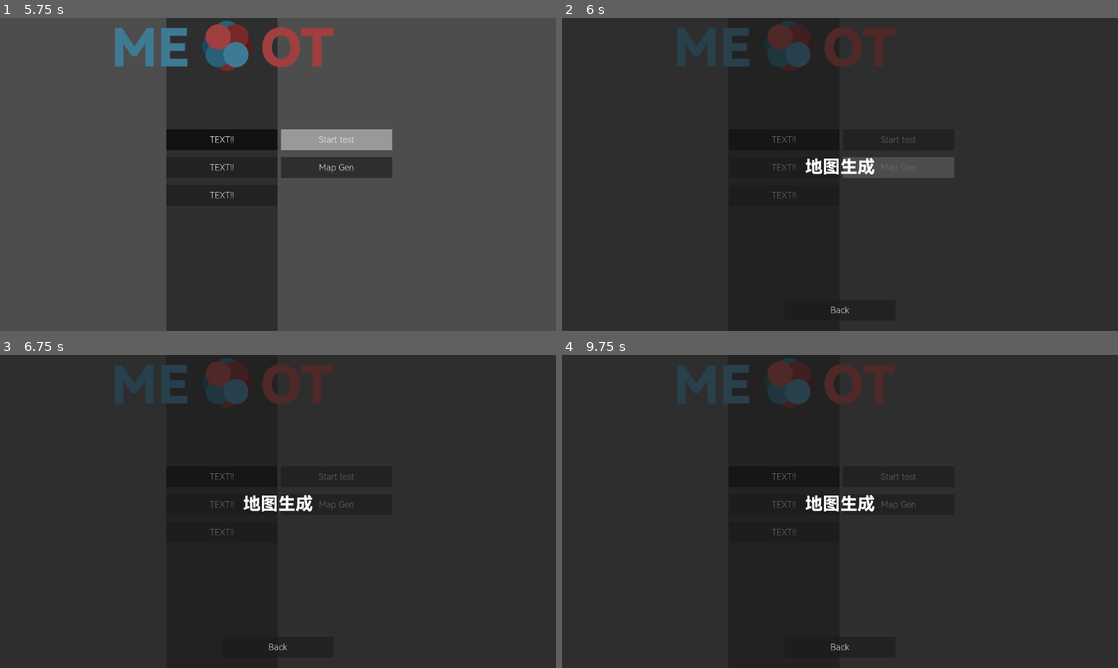
Above: before the commit, frames 1-4 (two rows, left to right).
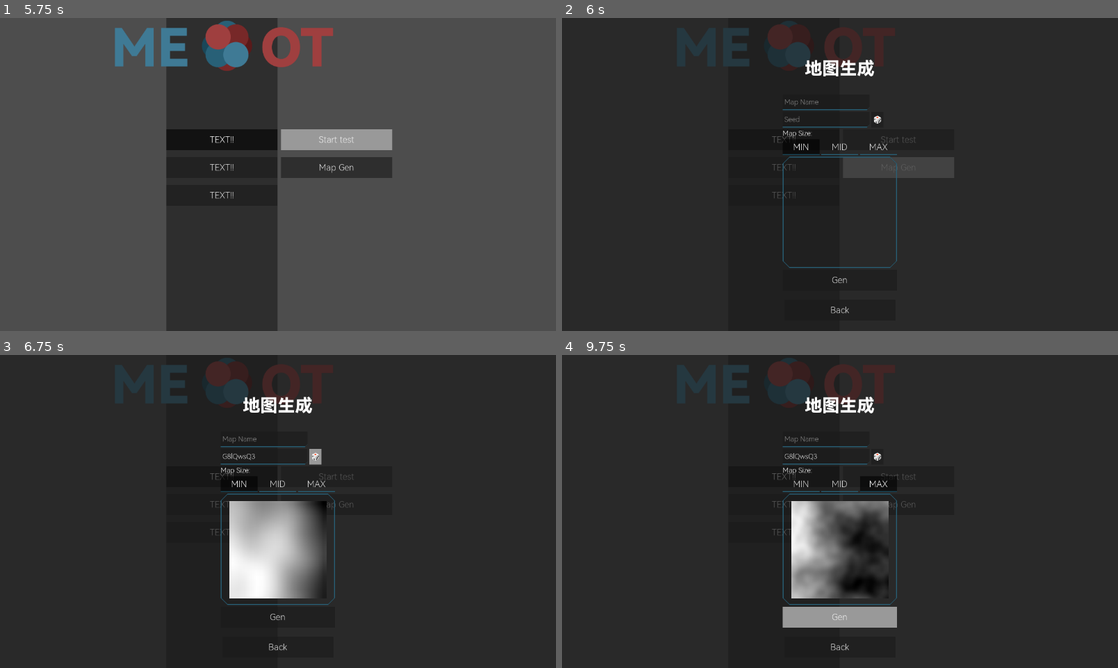
Above: after the commit, the same moments.

Repository: Koronato/RTS-12th
Game: Godot game, scene res://scenes/menu/menu.tscn
Two runs of this game, one before a commit and one after it. Both use one fixed random seed, a clock stepped at 60 frames per second and the inputs below. The project has no main scene, so this scene is started directly.
Inputs (mouse positions are in pixels of both pictures, inside the frame that each line leads up to):
- Up to frame 1 (5.75 s): click "TEXT!!" at 0.5 s; click "TEXT!!" at 1.25 s; click "TEXT!!" at 2 s; click "3" at 2.75 s; click "TEXT!!" at 3.5 s; click "Start test" at 4.25 s; click "Start test" at 5 s
- Up to frame 2 (6 s): click "Map Gen" at 5.75 s
- Up to frame 3 (6.75 s): click (316, 455) at 6.5 s, where only the run after the commit has a clickable "🎲"
- Up to frame 4 (9.75 s): click (801, 483) at 7.25 s, where only the run after the commit has a clickable "MIN"; click (840, 483) at 8 s, where only the run after the commit has a clickable "MID"; click (878, 483) at 8.75 s, where only the run after the commit has a clickable "MAX"; click (840, 617) at 9.5 s, where only the run after the commit has a clickable "Gen"

Frame 1 is identical in both runs. In frame 2, 1.5% of the frame differs, in the area x 39-61%, y 13-85%; in frame 3, 6.2%; in frame 4, 6.3%, in the area x 39-61%, y 13-88%.

Commit message:
地图生成预览基本

Diff:
--- a/scenes/menu/start.tscn
+++ b/scenes/menu/start.tscn
@@ -2,6 +2,8 @@
 
 [ext_resource type="FontFile" uid="uid://es0gb33224ns" path="res://assets/fonts/HarmonyOS_Sans_SC_Light.ttf" id="1_ci5k1"]
 [ext_resource type="FontFile" uid="uid://cxcciuexnp8xg" path="res://assets/fonts/HarmonyOS_Sans_SC_Black.ttf" id="2_ci5k1"]
+[ext_resource type="Theme" uid="uid://c35suisqbybdf" path="res://assets/themes/normal.tres" id="3_le6wa"]
+[ext_resource type="Theme" uid="uid://dfq7fi8qcyimt" path="res://assets/themes/normal_special.tres" id="3_x6jmw"]
 
 [sub_resource type="StyleBoxFlat" id="StyleBoxFlat_j18o6"]
 bg_color = Color(0.77, 0.77, 0.77, 0.7607843)
@@ -218,9 +220,93 @@
 VSlider/styles/grabber_area_highlight = SubResource("StyleBoxFlat_ckmml")
 VSlider/styles/slider = SubResource("StyleBoxFlat_2jpqc")
 
+[sub_resource type="StyleBoxFlat" id="StyleBoxFlat_le6wa"]
+content_margin_left = 0.0
+content_margin_top = 0.0
+content_margin_right = 0.0
+content_margin_bottom = 0.0
+bg_color = Color(0.1, 0.1, 0.1, 0.6862745)
+corner_detail = 5
+
 [sub_resource type="LabelSettings" id="LabelSettings_sowkg"]
 font = ExtResource("2_ci5k1")
 font_size = 40
+
+[sub_resource type="GDScript" id="GDScript_cubfm"]
+script/source = "extends Button
+
+var random_list = [
+	'A', 'B', 'C', 'D', 'E', 'F', 'G', 'H', 'I', 'J', 'K', 'L', 'M',
+	'N', 'O', 'P', 'Q', 'R', 'S', 'T', 'U', 'V', 'W', 'X', 'Y', 'Z',
+	'a', 'b', 'c', 'd', 'e', 'f', 'g', 'h', 'i', 'j', 'k', 'l', 'm',
+	'n', 'o', 'p', 'q', 'r', 's', 't', 'u', 'v', 'w', 'x', 'y', 'z',
+	'0', '1', '2', '3', '4', '5', '6', '7', '8', '9'
+]
+
+func _on_pressed() -> void:
+	var l = randi_range(5,15)
+	var str : String = \"\"
+
+	for ii in l:
+		str += random_list[randi_range(0,len(random_list)-1)]
+
+	%seed.text = str
+	%seed.emit_signal(\"text_changed\",str)
+"
+
+[sub_resource type="LabelSettings" id="LabelSettings_fajd5"]
+font = ExtResource("1_ci5k1")
+
+[sub_resource type="ButtonGroup" id="ButtonGroup_1sqm0"]
+resource_name = "size"
+
+[sub_resource type="StyleBoxFlat" id="StyleBoxFlat_x6jmw"]
+content_margin_left = 0.0
+content_margin_top = 0.0
+content_margin_right = 0.0
+content_margin_bottom = 0.0
+bg_color = Color(0.1, 0.1, 0.1, 0)
+border_width_left = 2
+border_width_top = 2
+border_width_right = 2
+border_width_bottom = 2
+border_color = Color(0.15686275, 0.3764706, 0.46666667, 1)
+corner_radius_top_left = 15
+corner_radius_top_right = 15
+corner_radius_bottom_right = 15
+corner_radius_bottom_left = 15
+corner_detail = 1
+
+[sub_resource type="GDScript" id="GDScript_x6jmw"]
+script/source = "extends TextureRect
+
+@export var b : BaseButton
+
+func _ready() -> void:
+	b.button_group.connect(\"pressed\",Callable(self,\"_size_change\"))
+
+func _size_change(button:BaseButton) -> void:
+	_on_change(\"\",button.get_meta(\"mapsize\"))
+
+func _on_change(n:String,mapsize:int=16) -> void:
+	n = %seed.text
+	var seed = n.hash()
+	self.texture = await view_summon(seed,mapsize)
+
+func view_summon(seed:int,mapsize:int) -> ImageTexture: #噪声生成
+	#噪声配置
+	var noise = FastNoiseLite.new()
+	noise.seed = seed
+	noise.noise_type = FastNoiseLite.TYPE_PERLIN
+	#转化为普通图片
+	var i = NoiseTexture2D.new()
+	i.noise = noise
+	i.width = mapsize
+	i.height = mapsize
+	await i.changed #等噪声生成完毕
+	var img = ImageTexture.create_from_image(i.get_image()) #转化为图片
+	return img
+"
 
 [sub_resource type="GDScript" id="GDScript_ci5k1"]
 script/source = "extends Button
@@ -246,6 +332,7 @@
 anchor_bottom = 1.0
 grow_horizontal = 2
 grow_vertical = 2
+theme_override_styles/panel = SubResource("StyleBoxFlat_le6wa")
 
 [node name="CenterContainer" type="CenterContainer" parent="." unique_id=1448205510]
 layout_mode = 0
@@ -255,14 +342,104 @@
 [node name="VBoxContainer" type="VBoxContainer" parent="CenterContainer" unique_id=1323512843]
 layout_mode = 2
 
-[node name="Label" type="Label" parent="CenterContainer/VBoxContainer" unique_id=1251940995]
+[node name="Title" type="Label" parent="CenterContainer/VBoxContainer" unique_id=1251940995]
 custom_minimum_size = Vector2(0, 80)
 layout_mode = 2
 text = "地图生成"
 label_settings = SubResource("LabelSettings_sowkg")
-
-[node name="HBoxContainer" type="HBoxContainer" parent="CenterContainer/VBoxContainer" unique_id=1190842360]
-layout_mode = 2
+horizontal_alignment = 1
+
+[node name="Mapname" type="HBoxContainer" parent="CenterContainer/VBoxContainer" unique_id=1168638924]
+layout_mode = 2
+
+[node name="LineEdit" type="LineEdit" parent="CenterContainer/VBoxContainer/Mapname" unique_id=914497165]
+custom_minimum_size = Vector2(200, 36)
+layout_mode = 2
+placeholder_text = "Map Name"
+
+[node name="Seedv" type="HBoxContainer" parent="CenterContainer/VBoxContainer" unique_id=1190842360]
+layout_mode = 2
+
+[node name="seed" type="LineEdit" parent="CenterContainer/VBoxContainer/Seedv" unique_id=1727144821]
+unique_name_in_owner = true
+custom_minimum_size = Vector2(200, 36)
+layout_mode = 2
+placeholder_text = "Seed"
+
+[node name="random" type="Button" parent="CenterContainer/VBoxContainer/Seedv" unique_id=1563099455]
+layout_mode = 2
+text = "🎲"
+script = SubResource("GDScript_cubfm")
+
+[node name="MapSizeTitle" type="Label" parent="CenterContainer/VBoxContainer" unique_id=1697262193]
+layout_mode = 2
+text = "Map Size:"
+label_settings = SubResource("LabelSettings_fajd5")
+
+[node name="MapSize" type="HBoxContainer" parent="CenterContainer/VBoxContainer" unique_id=1913713769]
+layout_mode = 2
+theme = ExtResource("3_x6jmw")
+
+[node name="min" type="Button" parent="CenterContainer/VBoxContainer/MapSize" unique_id=258004977]
+custom_minimum_size = Vector2(85, 36)
+layout_mode = 2
+toggle_mode = true
+button_pressed = true
+button_group = SubResource("ButtonGroup_1sqm0")
+text = "MIN"
+metadata/mapsize = 16
+
+[node name="mid" type="Button" parent="CenterContainer/VBoxContainer/MapSize" unique_id=1752274876]
+custom_minimum_size = Vector2(85, 36)
+layout_mode = 2
+toggle_mode = true
+button_group = SubResource("ButtonGroup_1sqm0")
+text = "MID"
+metadata/mapsize = 32
+
+[node name="max" type="Button" parent="CenterContainer/VBoxContainer/MapSize" unique_id=1878127239]
+custom_minimum_size = Vector2(85, 36)
+layout_mode = 2
+toggle_mode = true
+button_group = SubResource("ButtonGroup_1sqm0")
+text = "MAX"
+metadata/mapsize = 64
+
+[node name="Viewer" type="Panel" parent="CenterContainer/VBoxContainer" unique_id=162605475]
+custom_minimum_size = Vector2(256, 256)
+layout_mode = 2
+theme = ExtResource("3_le6wa")
+theme_override_styles/panel = SubResource("StyleBoxFlat_x6jmw")
+
+[node name="SubViewportContainer" type="SubViewportContainer" parent="CenterContainer/VBoxContainer/Viewer" unique_id=855117448]
+layout_mode = 1
+anchors_preset = -1
+anchor_left = 0.0625
+anchor_top = 0.0625
+anchor_right = 0.9375
+anchor_bottom = 0.9375
+grow_horizontal = 2
+grow_vertical = 2
+metadata/_edit_use_anchors_ = true
+
+[node name="Show" type="TextureRect" parent="CenterContainer/VBoxContainer/Viewer" unique_id=565710352 node_paths=PackedStringArray("b")]
+layout_mode = 1
+anchors_preset = -1
+anchor_left = 0.076045625
+anchor_top = 0.06640625
+anchor_right = 0.92775667
+anchor_bottom = 0.94140625
+grow_horizontal = 2
+grow_vertical = 2
+expand_mode = 1
+script = SubResource("GDScript_x6jmw")
+b = NodePath("../../MapSize/min")
+metadata/_edit_use_anchors_ = true
+
+[node name="Button" type="Button" parent="CenterContainer/VBoxContainer" unique_id=746226680]
+custom_minimum_size = Vector2(256, 48)
+layout_mode = 2
+text = "Gen"
 
 [node name="Button" type="Button" parent="." unique_id=1771888705]
 custom_minimum_size = Vector2(256, 48)
@@ -278,4 +455,6 @@
 script = SubResource("GDScript_ci5k1")
 metadata/_edit_use_anchors_ = true
 
+[connection signal="text_changed" from="CenterContainer/VBoxContainer/Seedv/seed" to="CenterContainer/VBoxContainer/Viewer/Show" method="_on_change"]
+[connection signal="pressed" from="CenterContainer/VBoxContainer/Seedv/random" to="CenterContainer/VBoxContainer/Seedv/random" method="_on_pressed"]
 [connection signal="pressed" from="Button" to="Button" method="_on_pressed"]
Not shown, added: readme.md-1.jpg.import
